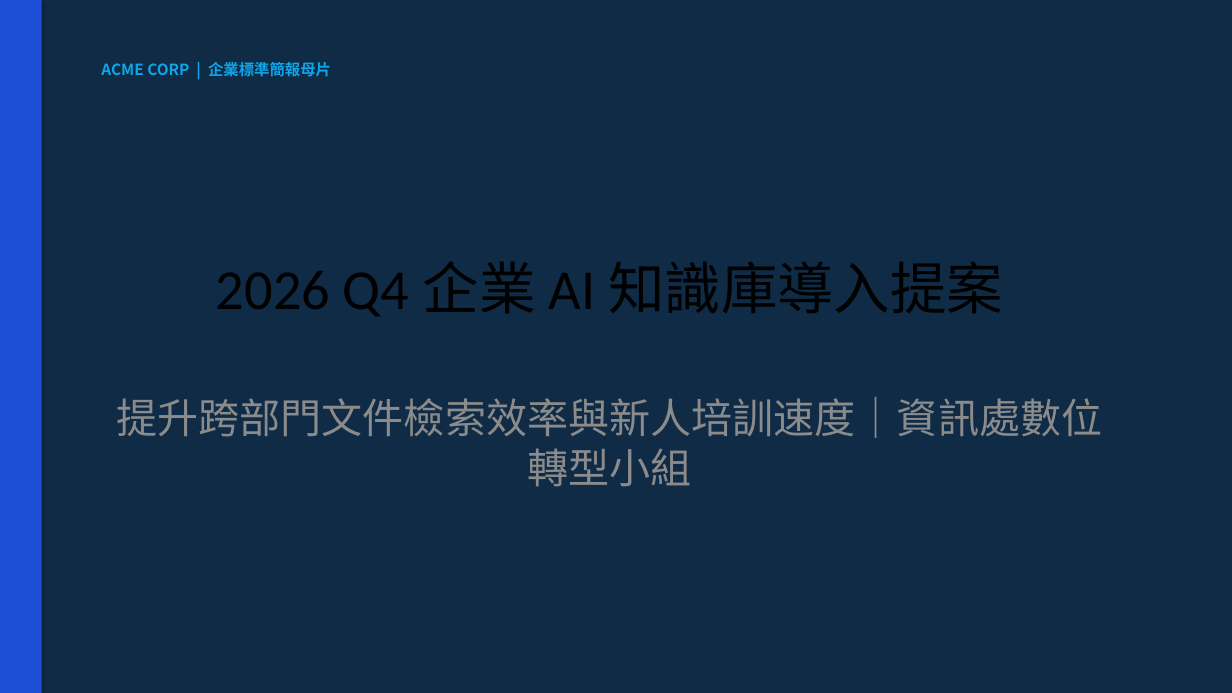
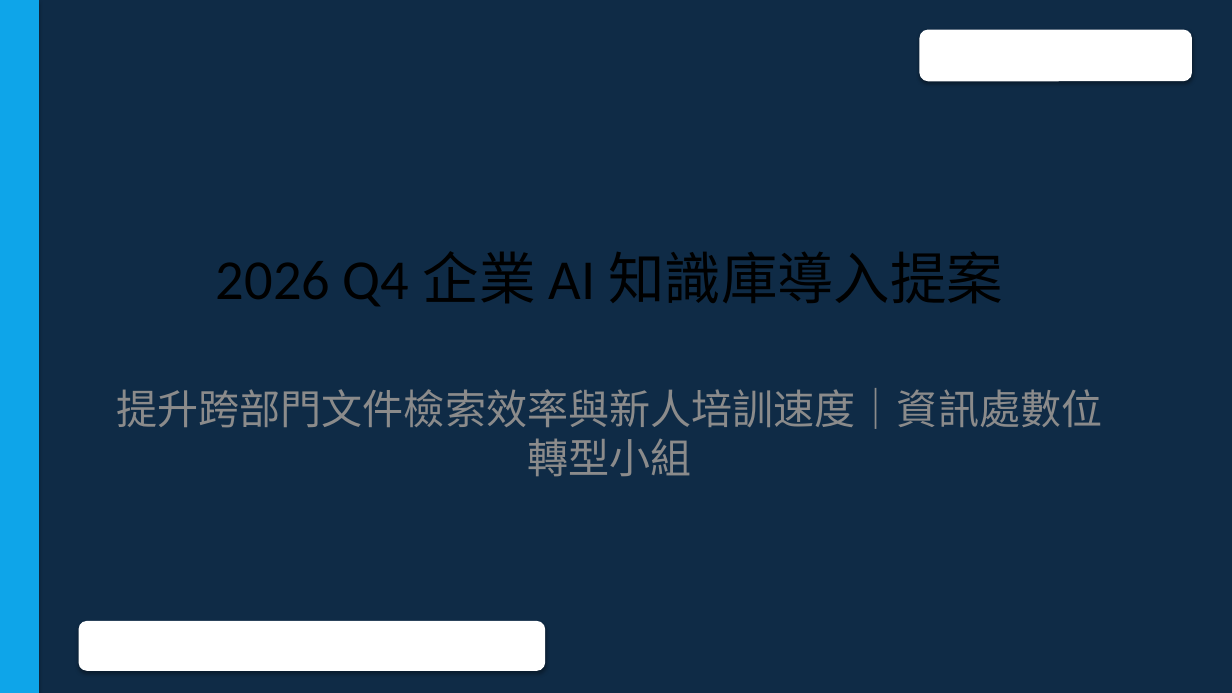
Before and after one commit to roberthsu2003/workflow-productivity, a slide deck: slide 1 of 常見的AI應用/office辦公室應用進階的對齊/pptx/母片大綱動態生成/簡報_母片動態生成示範.pptx. Drawn at 1232x693 pixels with LibreOffice and Linux fonts; fonts in the diff are those of the drawing; background and template pictures are left out. Boxes give left, top, right and bottom in pixels: in the first picture for what was removed or moved away, otherwise in the second. Text is boxed around its words. In the diff, an @@ line names an element or a change of style, - is before the commit and + after.

```diff
--- a/常見的AI應用/office辦公室應用進階的對齊/pptx/母片大綱動態生成/簡報_母片動態生成示範.pptx
+++ b/常見的AI應用/office辦公室應用進階的對齊/pptx/母片大綱動態生成/簡報_母片動態生成示範.pptx
@@ rectangle at [0,0,39,693]: fill #1D4ED8 to #0EA5E9 @@
@@ rounded rectangle added at [920,30,1192,81], fill #FFFFFF @@
@@ text removed at [101,62,331,77] @@
-ACME CORP | 企業標準簡報母片
@@ title "2026 Q4 企業 AI 知識庫導入提案": place and size @@
-title "2026 Q4 企業 AI 知識庫導入提案" at [216,261,1003,316]
+title "2026 Q4 企業 AI 知識庫導入提案" at [216,251,1003,306]
@@ subtitle "提升跨部門文件檢索效率與新人培訓速度｜資訊處數位轉型小組": place and size @@
-subtitle "提升跨部門文件檢索效率與新人培訓速度｜資訊處數位轉型小組" at [116,397,1102,487]
+subtitle "提升跨部門文件檢索效率與新人培訓速度｜資訊處數位轉型小組" at [116,388,1102,477]
@@ rounded rectangle added at [79,621,545,671], fill #FFFFFF @@
```
Also in this commit, not shown: 5 other slides changed, 2 slides added, 5 other files.
